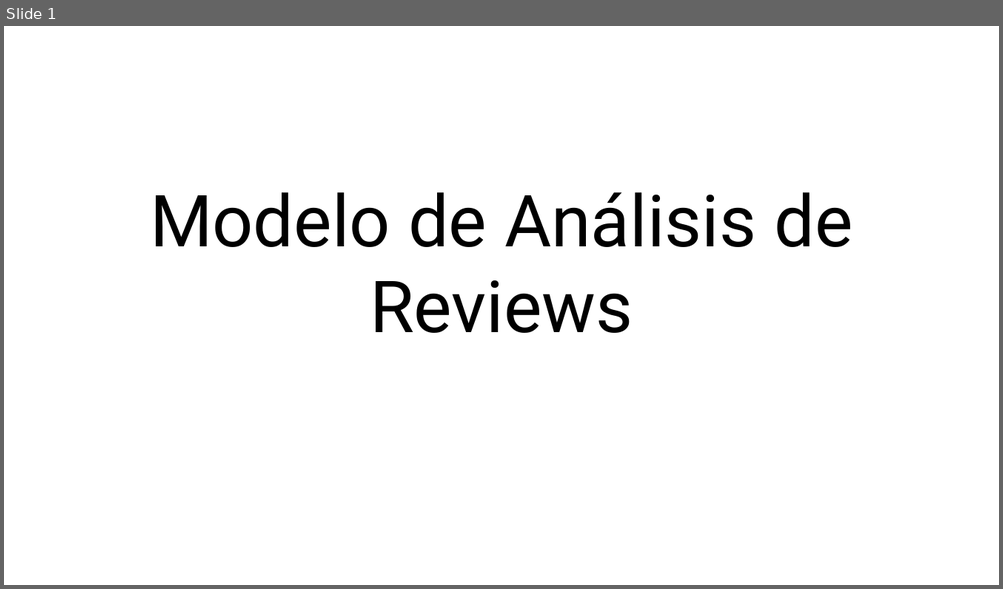
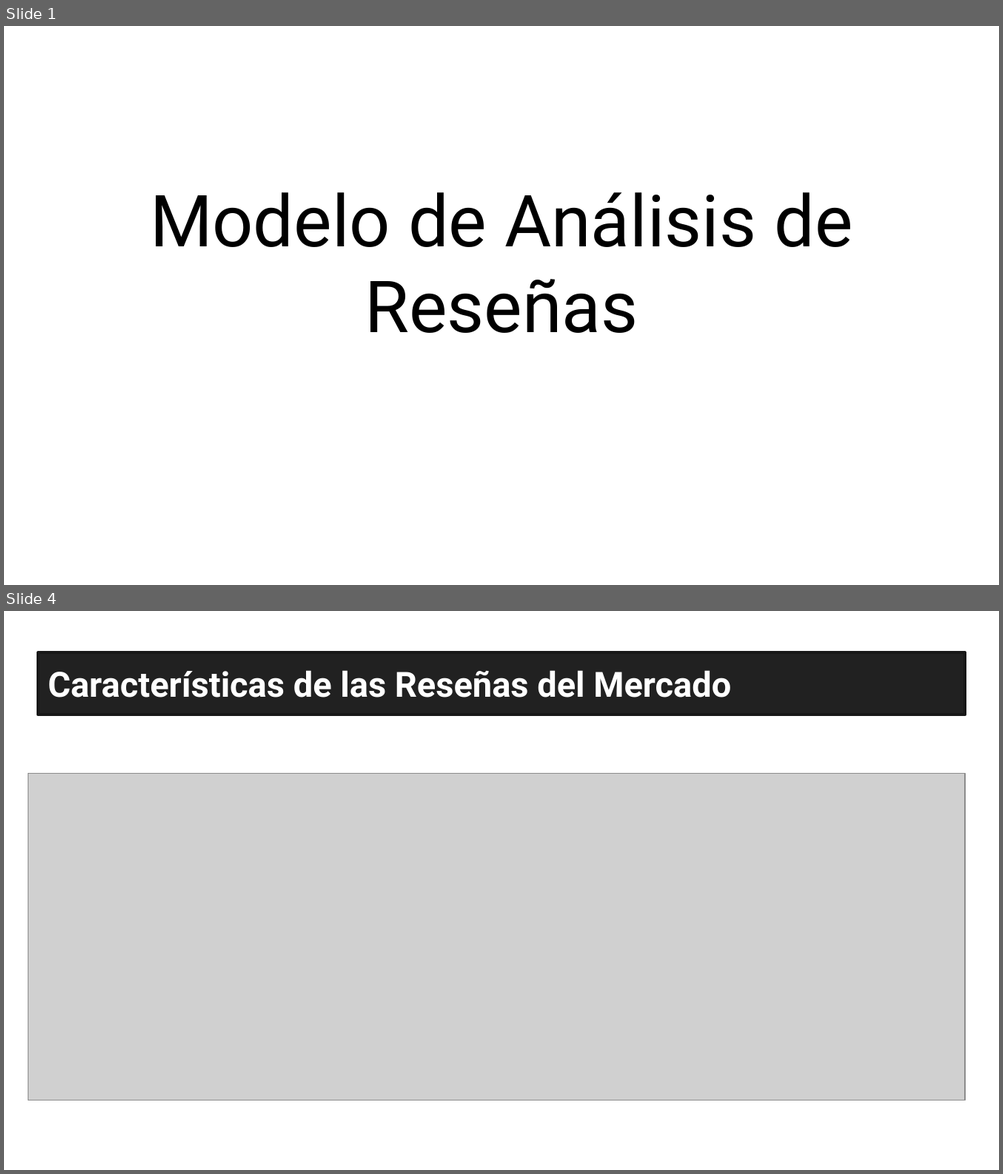
Before and after one commit to EnricPH/Evolve_NLP_Project, a slide deck: recursos/Presentación.pptx. Shown one above the other, each under a label of ours: slide 1 before the commit, slides 1 and 4 after it; the slides between them are not shown. The pictures are 1003x589 and 1003x1174 pixels, drawn with LibreOffice and Linux fonts; fonts in the diff are those of the drawing; grey boxes stand for pictures. Boxes give left, top, right and bottom in pixels: in the first picture for what was removed or moved away, otherwise in the second. Text is boxed around its words. In the diff, an @@ line names an element or a change of style, - is before the commit and + after.

```diff
--- a/recursos/Presentación.pptx
+++ b/recursos/Presentación.pptx
@@ slide 4 added at (4, 611, 999, 1170), background #FFFFFF @@
@@ title added at (48, 670, 731, 698), 25.2 pt, text #FFFFFF, bold @@
+Características de las Reseñas del Mercado
@@ picture added at (28, 773, 965, 1100) @@
@@ slide 1 changed as well @@
@@ title at (150, 192, 852, 333): text changed @@
-Modelo de Análisis de Reviews
+Modelo de Análisis de Reseñas
```
Also in this commit, not shown: 1 other slide changed, 5 other slides added, 5 slides removed, 3 other files.
